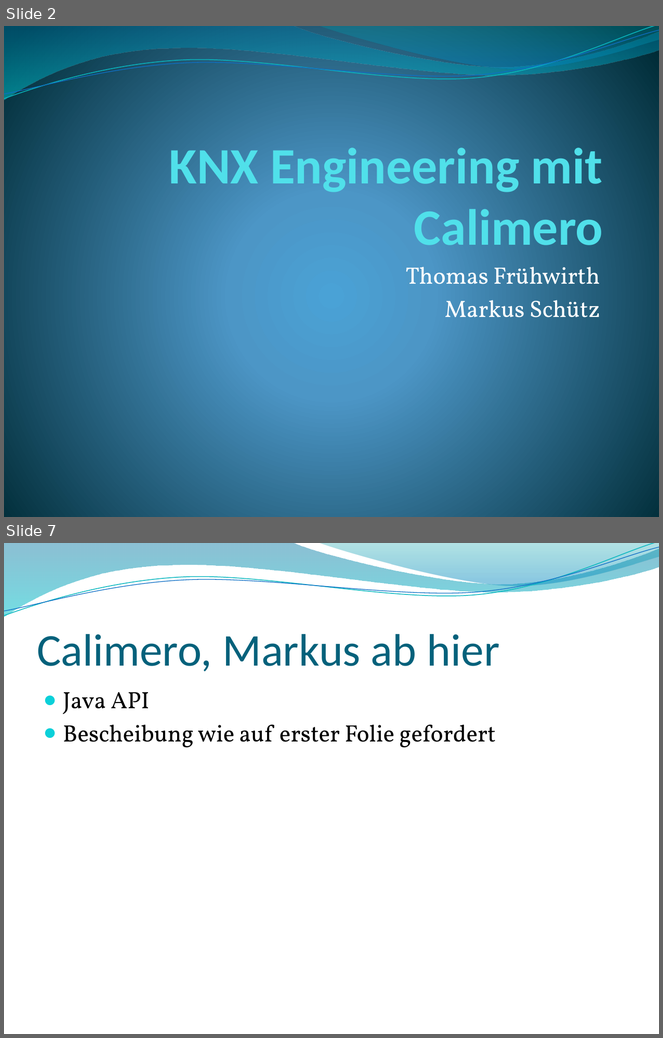
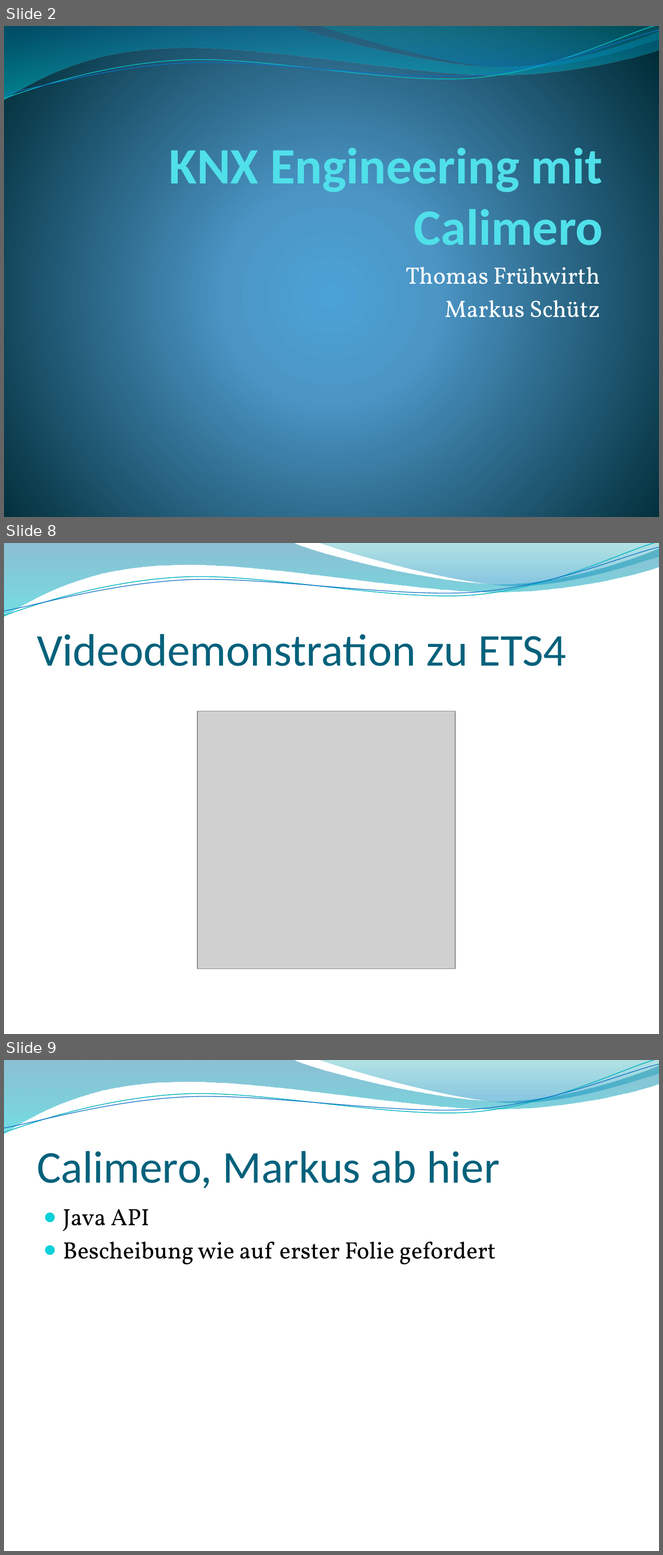
Before and after one commit to thomasfruehwirth/HBA, a slide deck: Praesentation/HBA_KNX_Frueh.pptx. Shown one above the other, each under a label of ours: slides 2 and 7 before the commit, slides 2, 8 and 9 after it; the slides between them are not shown. The pictures are 663x1038 and 663x1555 pixels, drawn with LibreOffice and Linux fonts; fonts in the diff are those of the drawing; grey boxes stand for pictures; background and template pictures are left out. Boxes give left, top, right and bottom in pixels: in the first picture for what was removed or moved away, otherwise in the second. Text is boxed around its words. In the diff, an @@ line names an element or a change of style, - is before the commit and + after.

```diff
--- a/Praesentation/HBA_KNX_Frueh.pptx
+++ b/Praesentation/HBA_KNX_Frueh.pptx
@@ slide 8 added at <box>4,543,659,1034</box>, background picture (left out); not listed: 4 template elements that a slide beside it also shows @@
@@ title added at <box>37,634,566,666</box>, 50 pt, text #04617B @@
+Videodemonstration zu ETS4
@@ picture added at <box>197,711,455,969</box> @@
@@ what was slide 7 is now slide 9 @@
```
Also in this commit, not shown: 2 slides changed, 3 other slides added, 2 slides removed, 2 other files.
